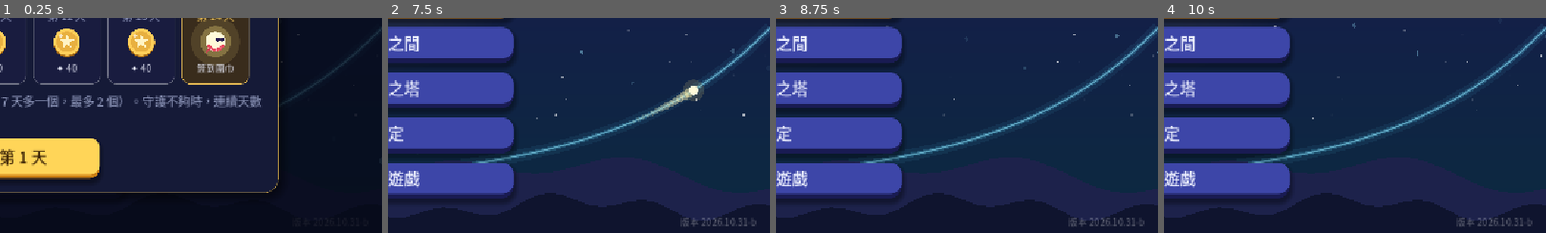
Above: before the commit, frames 1-4 (left to right).
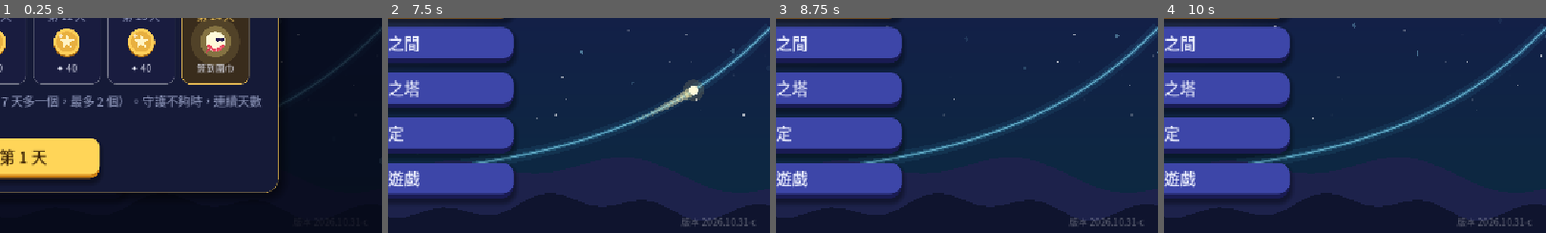
Above: after the commit, the same moments.

Repository: sam2068csie/light-spirit-journey
Game: Godot game, scene res://main_menu.tscn
Same seed, same stepped clock (60 frames per second), same inputs: the game is played once before the commit and once after it.
Inputs (mouse positions are % of the whole screen's width and height, from its top left):
- Up to frame 1 (0.25 s): no input
- Up to frame 2 (7.5 s): click "開始冒險" at 0.5 s; click "開始冒險" at 1.25 s; click "修煉之間" at 2 s; click "終焉之塔" at 2.75 s; click "設定" at 3.5 s; click "離開遊戲" at 4.25 s; click "每日任務" at 5 s; click "光靈扭蛋" at 5.75 s; click "光靈衣櫃" at 6.5 s; click "✕" at 7.25 s
- Up to frame 3 (8.75 s): tap Enter at 8 s; drag from (50, 50) to (60, 28) at 8.02 s
- Up to frame 4 (10 s): drag from (30, 55) to (45, 70) at 8.77 s; move the mouse to (60, 28) at 9.52 s; hold Right from 9.53 s (still down); tap 9 at 9.6 s
The pictures show only the part of the screen within x 50-100%, y 50-100%; the shares and areas given below are measured in that part.

The runs differ from the first frame. In frame 2, 0.1% of the frame differs, in the area x 76-97%, y 92-97%; in frame 3, 0.1%; in frame 4, 0.1%.

Commit message:
G4 港口的潮汐 題型 3：c 改成直接代入最高點求；回報題目時表格轉成文字 (BUILD 2026.10.31-c)
Co-Authored-By: Claude Opus 5.5 <noreply@anthropic.com>
Claude-Session: https://claude.ai/code/session_01RombajUyooAJ6yvir5uviP

Diff:
--- a/data/game.gd
+++ b/data/game.gd
@@ -560,7 +560,7 @@
 
 const DQ := preload("daily_quests.gd")
 ## 版本號（主畫面右下角會顯示）：每次交給你新的檔案時更新，方便確認手機上裝的是不是最新版
-const BUILD := "2026.10.31-b"
+const BUILD := "2026.10.31-c"
 
 
 ## 讀取各單元的資料；舊存檔（還沒有單元的版本）的今日修煉、終焉之塔紀錄搬到「指數與對數」
--- a/data/level_01_light_bridge.gd
+++ b/data/level_01_light_bridge.gd
@@ -2898,7 +2898,7 @@
 		parts.append("第 %d 步" % (int(st) + 1))
 	if tower_mode:
 		parts.append("終焉之塔第 %d 層" % tower_floor)
-	var eq := String(r.get("eq", "")).replace("\n", " ")
+	var eq := String(r.get("eq", "")).replace("\n", " ").replace("表|", "").replace("|", " ")     # 表格寫法換成一般文字
 	if eq != "":
 		parts.append("題目：" + eq.left(80))
 	return "，".join(parts)
--- a/data/trig4_bank.gd
+++ b/data/trig4_bank.gd
@@ -491,8 +491,8 @@
 					"a = (12 − 4) ÷ 2 = 4、d = (12 + 4) ÷ 2 = 8", "a = (最高 − 最低) ÷ 2、d = (最高 + 最低) ÷ 2。", T_APPLY),
 				_f("週期與 b", "t = 0 是高潮，t = 12 是下一次高潮。", "週期 = [0] 小時，b = [1]π", ["12", "1/6"],
 					"週期 12 小時，b = 2π ÷ 12 = π/6", "兩次高潮相隔的時間。", T_APPLY),
-				_f("改用 sin", "4 cos(πt/6) + 8 也可以寫成 4 sin(πt/6 + c) + 8。cos 的波峰比 sin 早 π/2 到達。", "c = [0]π", ["1/2"],
-					"cos x = sin(x + π/2)，所以 c = π/2", "cos x = sin(x + ?)。", T_APPLY),
+				_f("改用 sin", "改寫成 y = 4 sin(πt/6 + c) + 8：t = 0 時最高，代入最高點 (0, 12)：4 sin c + 8 = 12，所以 sin c = 1。取 0 ≤ c < 2π。", "c = [0]π", ["1/2"],
+						"代入 (0, 12)：sin c = 1 ⇒ c = π/2，y = 4 sin(πt/6 + π/2) + 8", "sin c = 1 時，c = ?", T_APPLY),
 				_hunt("高水位", "水深超過 10 公尺時，漁船不能靠岸。在 0 ≤ t ≤ 12，水深剛好是 10 的時刻有哪些？點出來。",
 					_cv("cos", 4, P / 6.0, 0, 8, COS_C, "水深"), _ln(0.0, 10.0, LINE_C, "水深 10"),
 					_v(0.0, 12.0, 2.0, 14.0, {"xu": "num", "xt": 2.0, "yt": 2.0, "xl": "t（時）", "yl": "水深（公尺）"}), 2,
